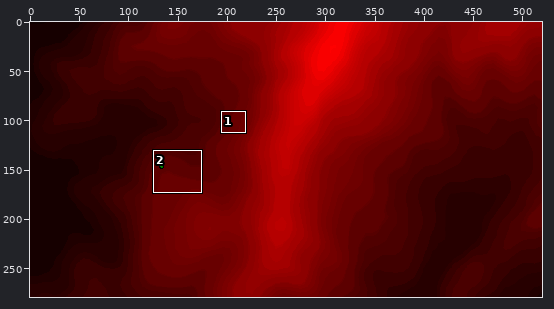
Sprite sheet, stored at Assets/MickRendered/selectedHabitsAndDog2.png. The picture above shows the old version from afar; the outline marks the close-up.
Close-up. Before the commit:
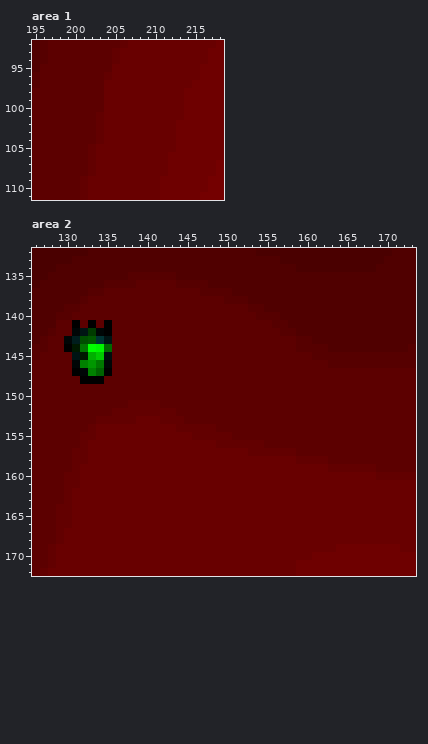
The file is 520x279 pixels. Colours within 5 levels of each other are drawn and written as one. Shown: area 1: x 195..218, y 92..111; area 2: x 126..173, y 132..172. The commit also changed other parts of the picture, which this record leaves out.
New version:
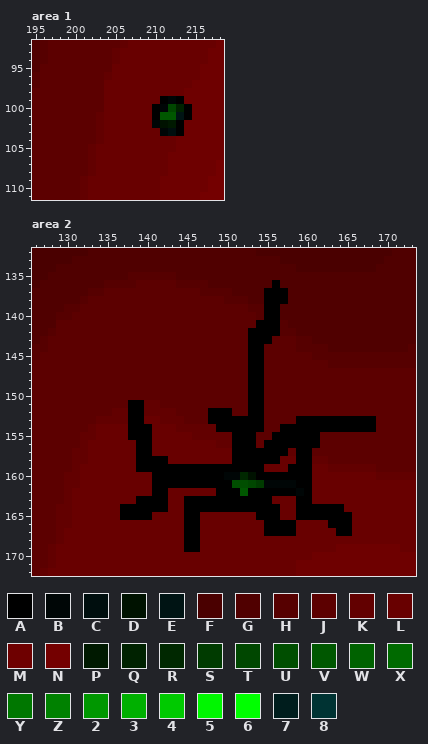
Palette (. is transparent): A #000000  B #000606  C #000e0e  D #001200  E #001414  F #4a0000  G #500000  H #560000  J #5c0000  K #620000  L #680000  M #6e0000  N #740000  P #001900  Q #002200  R #002800  S #003b00  T #004700  U #004e00  V #005700  W #006200  X #006a00  Y #007700  Z #008100  2 #009700  3 #00b000  4 #00ca00  5 #00f600  6 #00ff00  7 #001d1d  8 #003333
Edits made:
Changed rows in their new state; - is an unchanged pixel.
Area 1:
first column x 210:
 99 -ABA-
100 ABTQA
101 AVVEA
102 BDPA-
103 -BCA-
Area 2:
first column x 130:
136 --------------------------A------------
137 -------------------------AAA-----------
138 -------------------------AAA-----------
139 -------------------------AA------------
140 -------------------------AA------------
141 -J-J-J------------------AAA------------
142 -JJJJJ-----------------AAAA------------
143 JJJJJJ-----------------AAA-------------
144 JJJJJJ-----------------AA--------------
145 -JJJJJ-----------------AA--------------
146 -JJJJJ-----------------AA--------------
147 -JJJJJ-----------------AA--------------
148 --JJJ------------------AA--------------
149 -----------------------AA--------------
150 -----------------------AA--------------
151 --------AA-------------AA--------------
152 --------AA--------AAA--AA--------------
153 --------AA--------AAAAAAA----AAAAAAAAAA
154 --------AAA--------AAAAAA--AAAAAAAAAAAA
155 --------AAA----------AAA--AAAAAA-------
156 ---------AA----------AAA-AAAAAAA-------
157 ---------AA----------AAAAAAA-AA--------
158 ---------AAAA--------AAAAAA--AA--------
159 ---------AAAAAAAAAAAAAAAA---AAA--------
160 -----------AAAAAAAAABBRDAAAAAAA--------
161 -----------AAAAAAAAAAUUTSBBBBAA--------
162 -----------AA------AAAVAAAAAABA--------
163 ---------AAAA--AAAAAAAAAAA---AA--------
164 -------AAAAAA--AAAAAAAAAAAA--AAAAAA----
165 -------AAAA----AA-------AAA--AAAAAAA---
166 ---------------AA--------AAAA----AAA---
167 ---------------AA--------AAAA-----AA---
168 ---------------AA----------------------
169 ---------------AA----------------------
Pixel boxes of the changes (left, top, right, bottom) in both close-ups:
changed: (152, 96, 192, 136)
changed: (64, 280, 376, 552)
